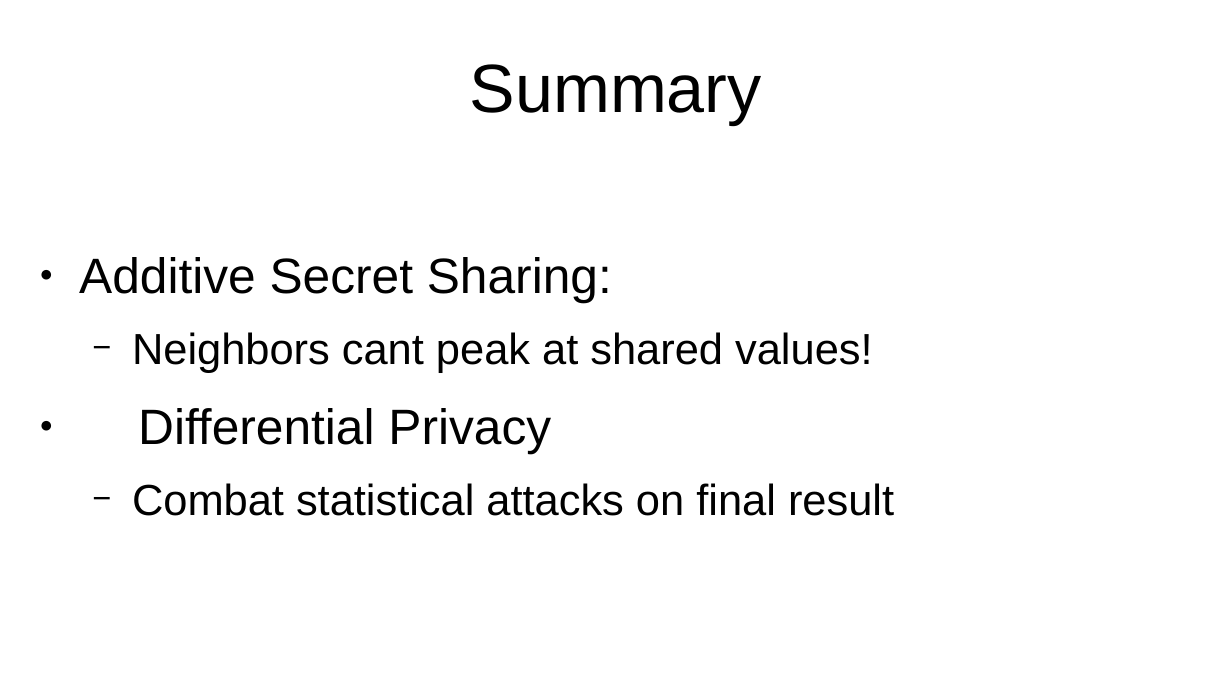
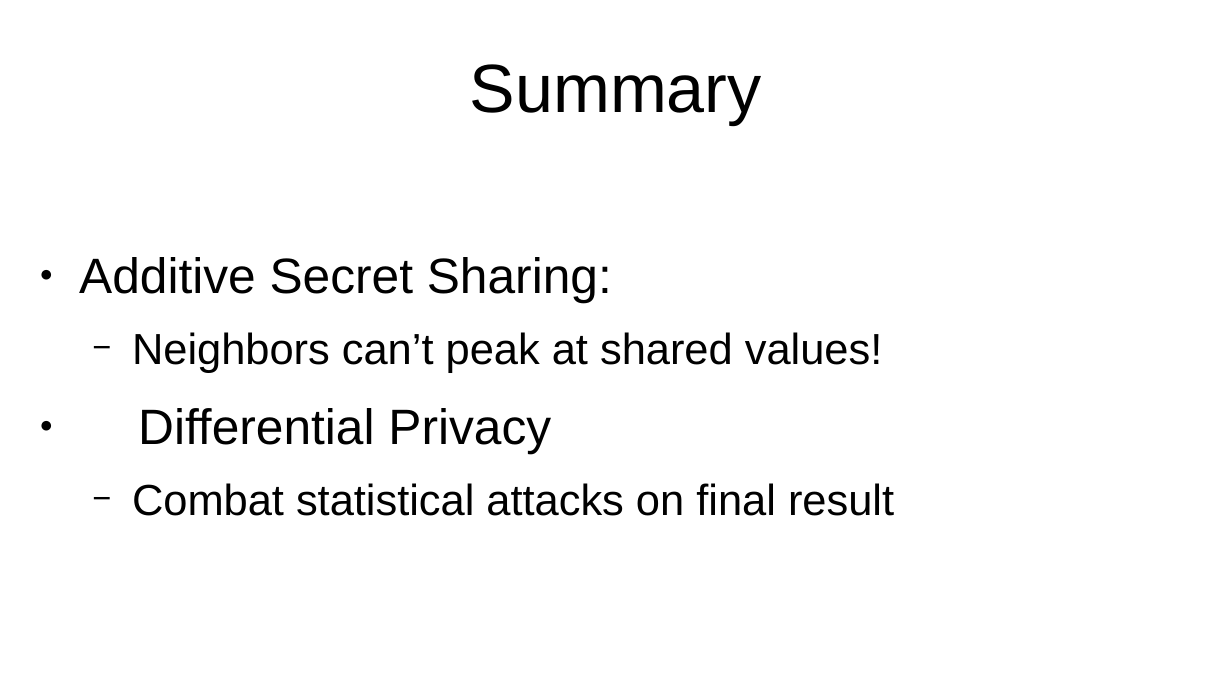
Before and after one commit to MortenMunk/PE-capstone, a slide deck: slide 14 of presentation.odp. Drawn at 1232x693 pixels with LibreOffice and Linux fonts; fonts in the diff are those of the drawing. Boxes give left, top, right and bottom in pixels: in the first picture for what was removed or moved away, otherwise in the second. Text is boxed around its words. In the diff, an @@ line names an element or a change of style, - is before the commit and + after.

```diff
--- a/presentation.odp
+++ b/presentation.odp
@@ text at (x1=132, y1=332, x2=882, y2=373): text changed @@
-  − Neighbors cant peak at shared values!
+  − Neighbors can’t peak at shared values!
```
Also in this commit, not shown: 2 other slides changed.
